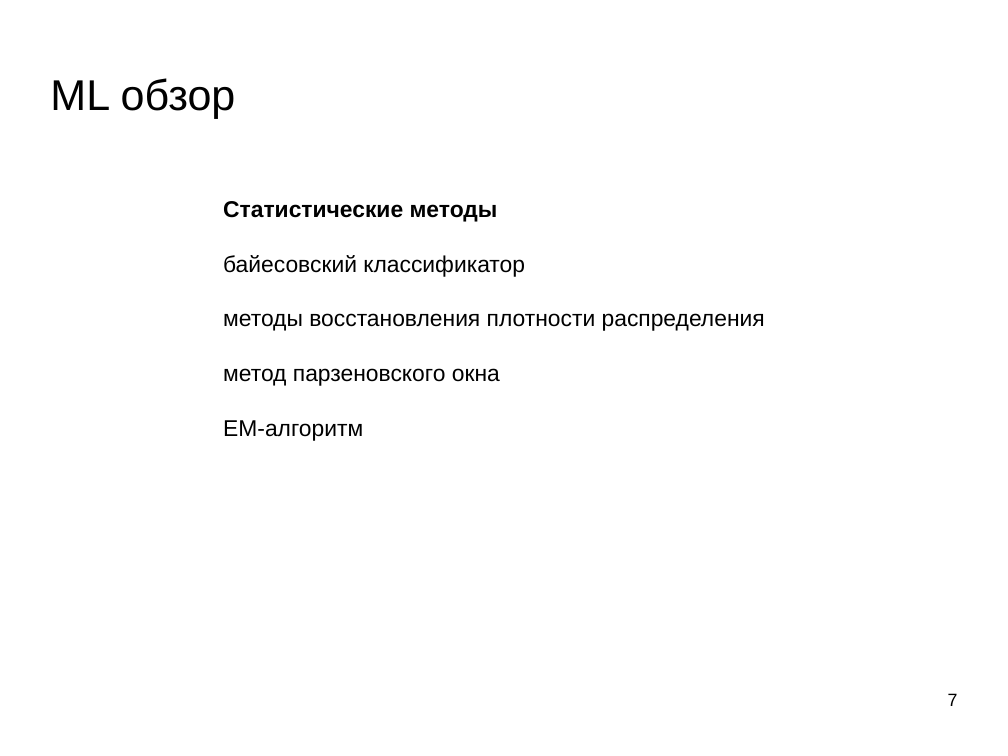
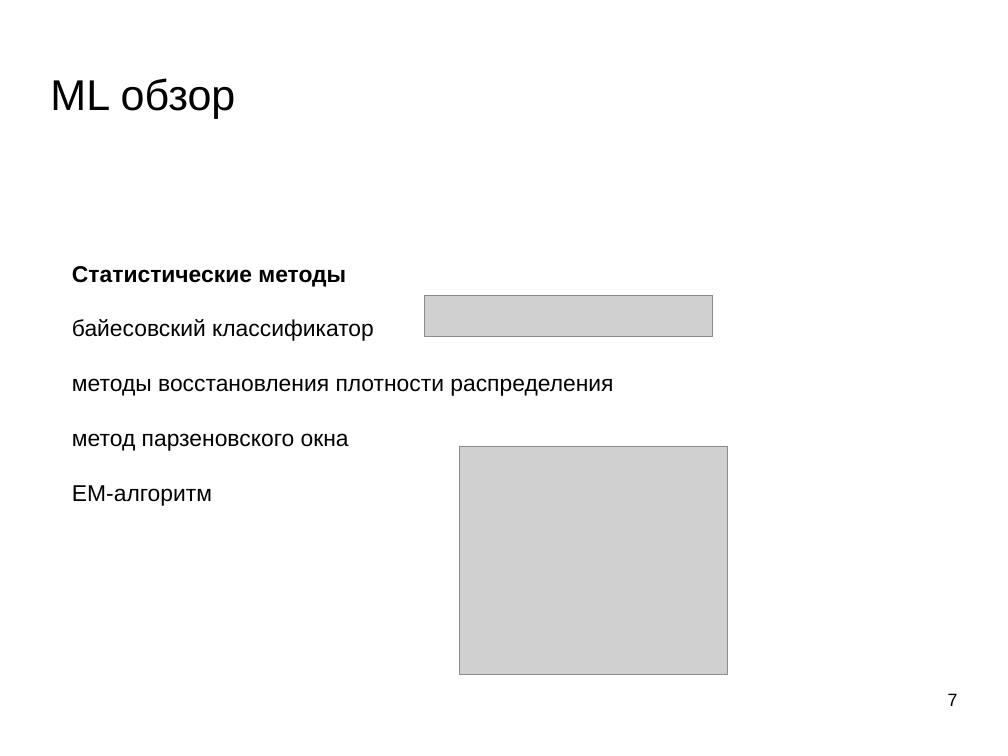
Before and after one commit to mechanoid5/ml_lectorium_legacy, a slide deck: slide 7 of 15-conclusion.odp. Drawn at 1008x756 pixels with LibreOffice and Linux fonts; fonts in the diff are those of the drawing; grey boxes stand for pictures; background and template pictures are left out. Boxes give left, top, right and bottom in pixels: in the first picture for what was removed or moved away, otherwise in the second. Text is boxed around its words. In the diff, an @@ line names an element or a change of style, - is before the commit and + after.

```diff
--- a/15-conclusion.odp
+++ b/15-conclusion.odp
@@ text "Статистические методы": place and size @@
-text "Статистические методы" at (223,201,765,441)
+text "Статистические методы" at (72,266,613,506)
@@ picture added at (424,295,713,337) @@
@@ picture added at (460,446,728,674) @@
```
Also in this commit, not shown: 9 other slides changed, 4 other files.
